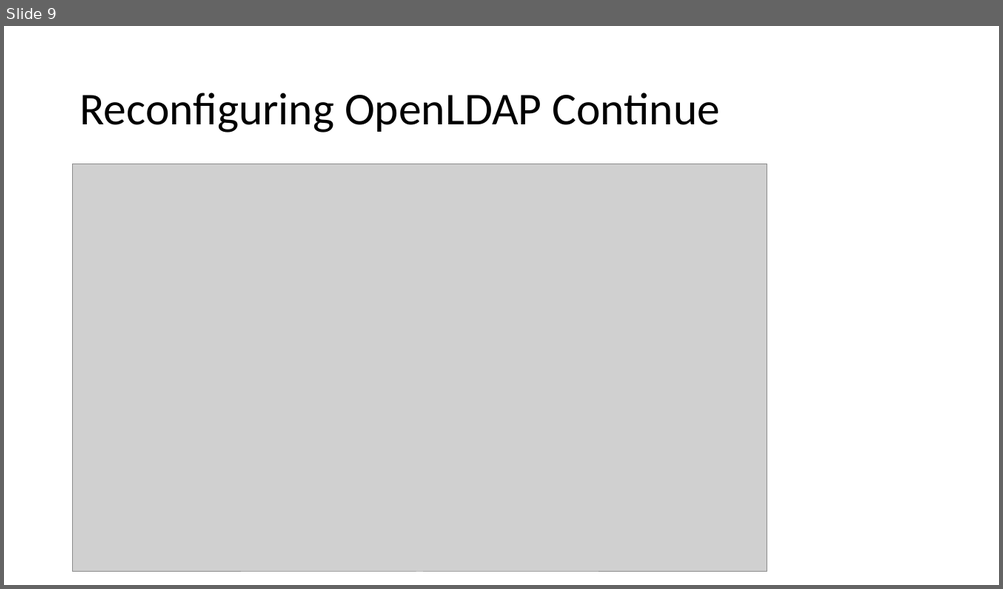
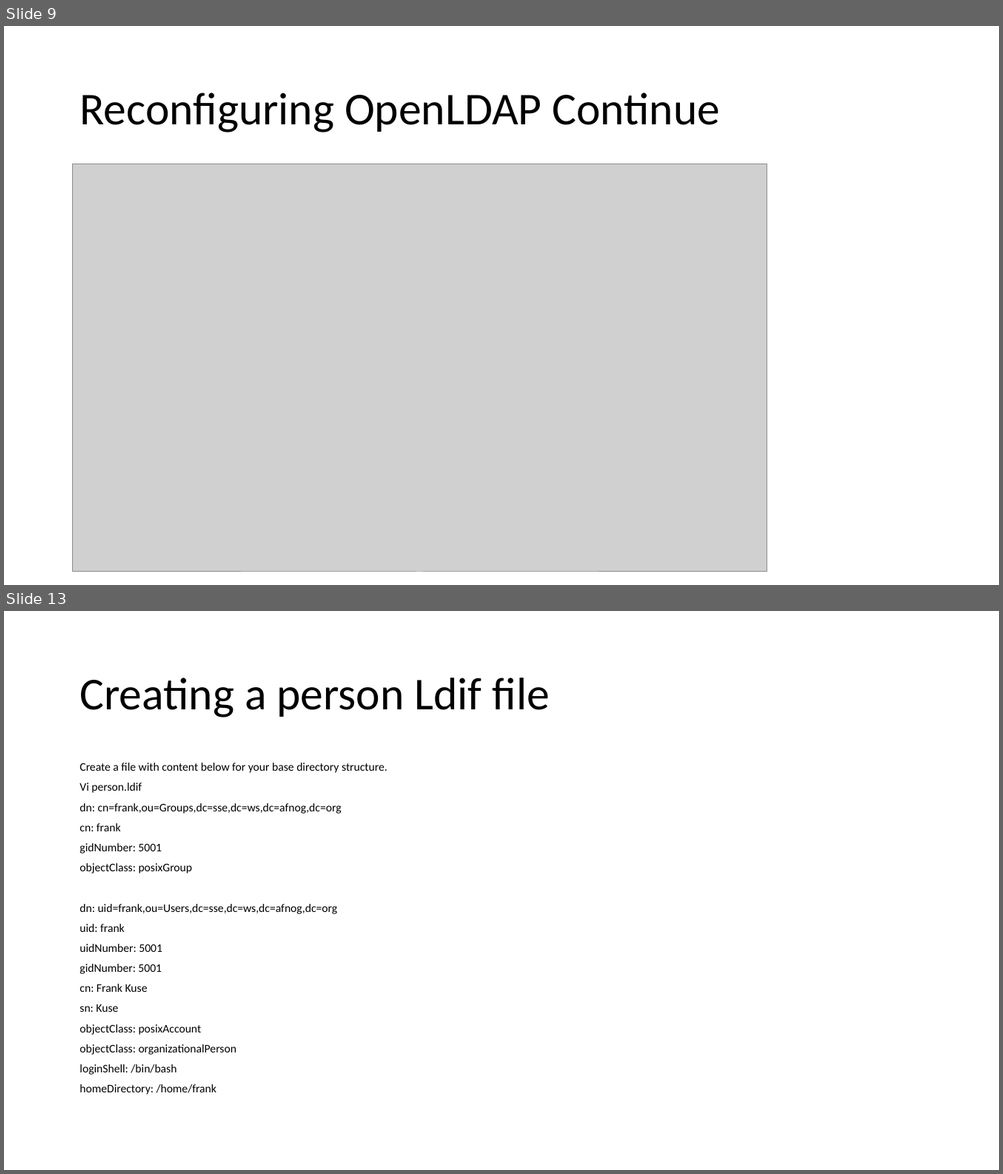
Before and after one commit to afnog/sse, a slide deck: ldap/Openldap exercise.pptx. Shown one above the other, each under a label of ours: slide 9 before the commit, slides 9 and 13 after it; the slides between them are not shown. The pictures are 1003x589 and 1003x1174 pixels, drawn with LibreOffice and Linux fonts; fonts in the diff are those of the drawing; grey boxes stand for pictures. Boxes give left, top, right and bottom in pixels: in the first picture for what was removed or moved away, otherwise in the second. Text is boxed around its words. In the diff, an @@ line names an element or a change of style, - is before the commit and + after.

```diff
--- a/ldap/Openldap exercise.pptx
+++ b/ldap/Openldap exercise.pptx
@@ slide 13 added at [4, 611, 999, 1170], background #FFFFFF @@
@@ title added at [79, 678, 549, 718], 44 pt, text #000000 @@
+Creating a person Ldif file
@@ text added at [79, 763, 387, 1095], 11.2 pt, text #000000 @@
+Create a file with content below for your base directory structure.
+Vi person.ldif
+dn: cn=frank,ou=Groups,dc=sse,dc=ws,dc=afnog,dc=org
+cn: frank
+gidNumber: 5001
+objectClass: posixGroup
+dn: uid=frank,ou=Users,dc=sse,dc=ws,dc=afnog,dc=org
+uid: frank
+uidNumber: 5001
+gidNumber: 5001
+cn: Frank Kuse
+sn: Kuse
+objectClass: posixAccount
+objectClass: organizationalPerson
+loginShell: /bin/bash
+homeDirectory: /home/frank
```
Also in this commit, not shown: 4 slides changed, 6 other slides added, 24 slides removed.
